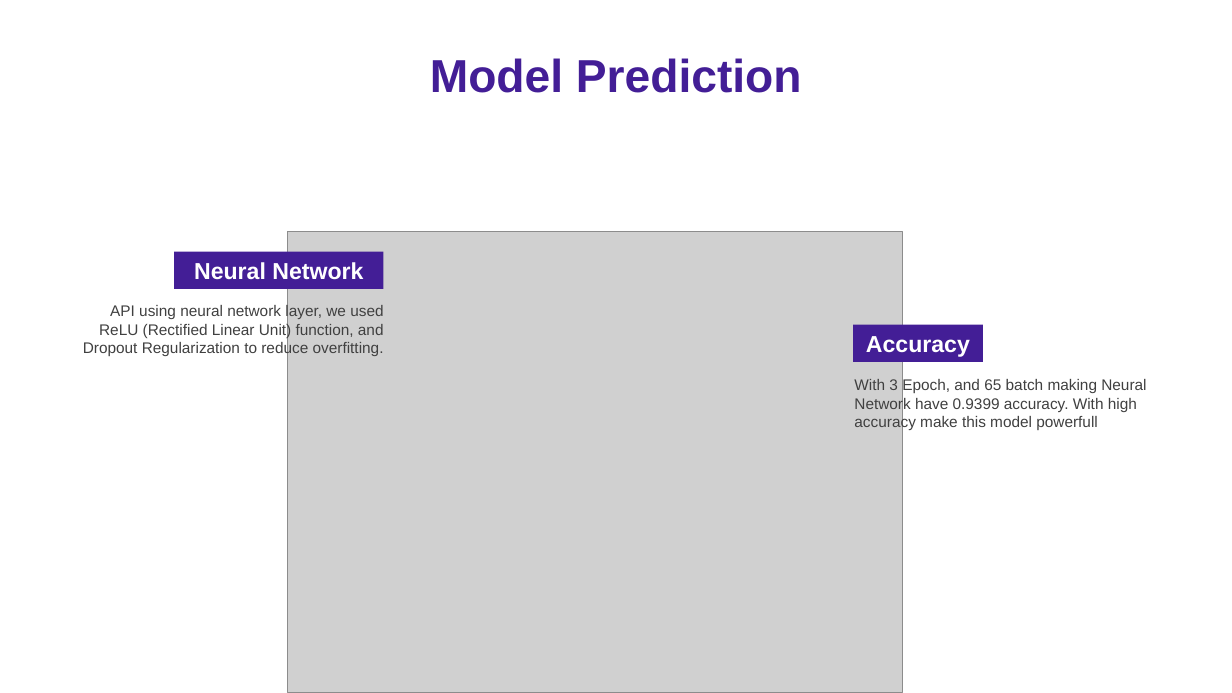
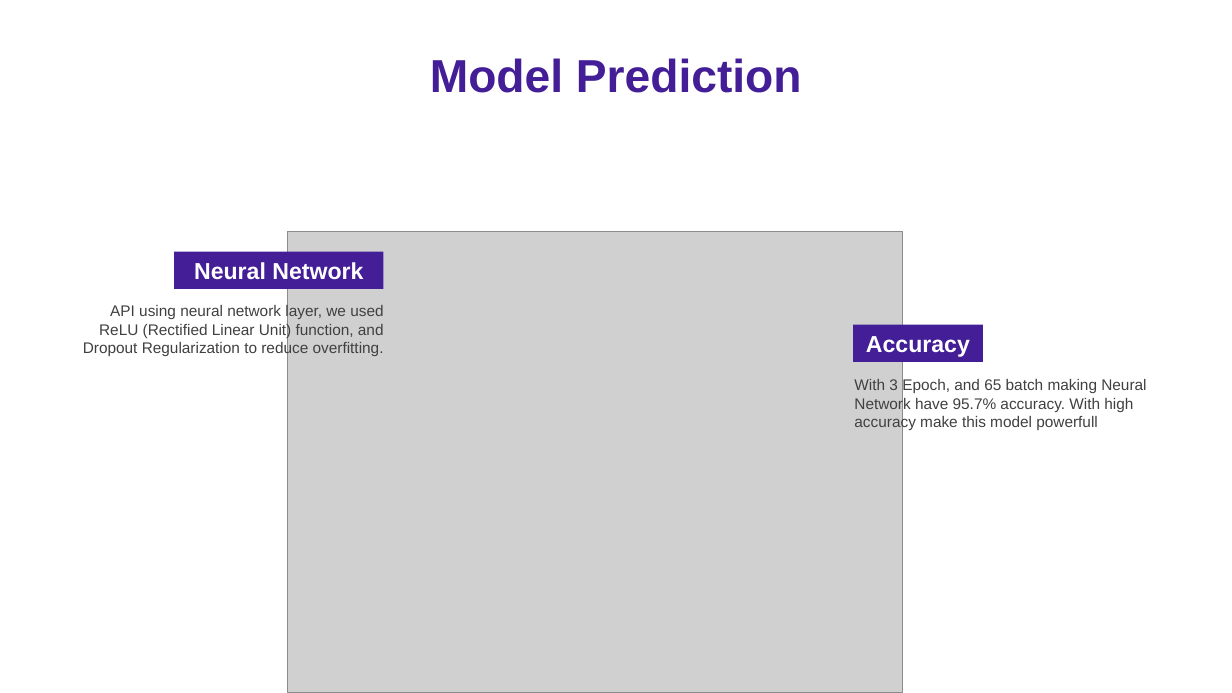
Before and after one commit to ds-dti/DS01_01_Social-Media-Suicide-Indication-Detection, a slide deck: slide 11 of PPT v2.pptx. Drawn at 1232x693 pixels with LibreOffice and Linux fonts; fonts in the diff are those of the drawing; grey boxes stand for pictures. Boxes give left, top, right and bottom in pixels: in the first picture for what was removed or moved away, otherwise in the second. Text is boxed around its words. In the diff, an @@ line names an element or a change of style, - is before the commit and + after.

```diff
--- a/PPT v2.pptx
+++ b/PPT v2.pptx
@@ text at (854, 378, 1146, 431): text changed @@
-With 3 Epoch, and 65 batch making Neural Network have 0.9399 accuracy. With high accuracy make this model powerfull
+With 3 Epoch, and 65 batch making Neural Network have 95.7% accuracy. With high accuracy make this model powerfull
```
Also in this commit, not shown: 5 other slides changed.
